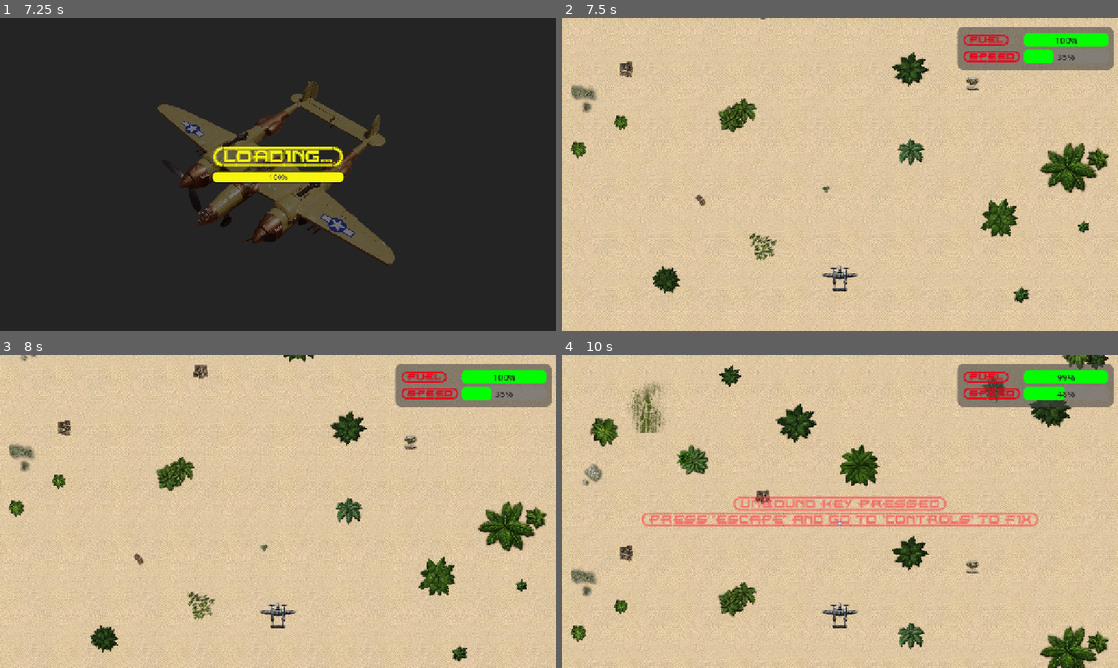
Above: before the commit, frames 1-4 (two rows, left to right).
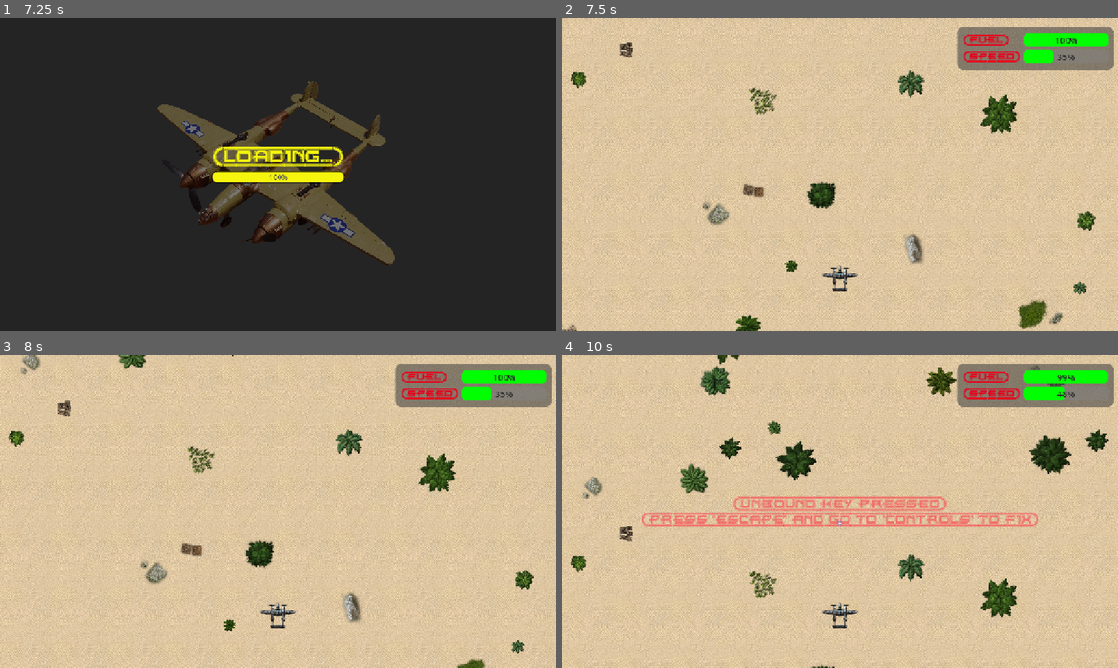
Above: after the commit, the same moments.

Repository: ikostan/SkyLockAssault
Game: Godot game, scene res://scenes/splash_screen.tscn
Two runs of this game, one before a commit and one after it. Both use one fixed random seed, a clock stepped at 60 frames per second and the inputs below. Video files are missing from this copy of the repository; at most half a second of black plays in their place. Sound files missing from this copy of the repository are replaced by a short silence.
Inputs (mouse positions are in pixels of both pictures, inside the frame that each line leads up to):
- Up to frame 1 (7.25 s): tap Enter (ui_accept) at 0.5, 0.77, 1.25, 2, 2.75, 3.5, 3.77, 4.25 s; move the mouse to (400, 158) at 0.52 s; hold D (move_right) 0.53-1.25 s; hold Space (fire) 0.53-1.25 s; click (400, 158) at 0.67 s; drag from (166, 190) to (250, 237) at 1.27 s; move the mouse to (333, 105) at 2.02 s; hold D (move_right) 2.03-2.75 s; tap Tab at 2.1 s; drag from (250, 237) to (111, 127) at 2.77 s; move the mouse to (444, 221) at 3.52 s; hold A (move_left) 3.53-4.25 s; tap Ctrl at 3.6 s; drag from (111, 127) to (194, 96) at 4.27 s; click "{START=GAME}" at 5 s; click "{START=GAME}" at 5.75 s; move the mouse to (305, 174) at 6.52 s; hold X (speed_down) from 6.53 s (still down); tap F at 6.6 s; click (305, 174) at 6.67 s
- Up to frame 2 (7.5 s): release X (speed_down) at 7.25 s; drag from (756, 96) to (728, 190) at 7.27 s
- Up to frame 3 (8 s): no input
- Up to frame 4 (10 s): move the mouse to (962, 495) at 8.02 s; hold W (speed_up) 8.03-8.75 s; tap C at 8.1 s; tap Enter (ui_accept) at 8.27 s; drag from (728, 527) to (812, 574) at 8.77 s; move the mouse to (895, 442) at 9.52 s; hold X (speed_down) from 9.53 s (still down); hold Space (fire) from 9.53 s (still down)

Frame 1 is identical in both runs. In frame 2, 7.0% of the frame differs, in the area x 0-99%, y 0-100%; in frame 3, 7.0%; in frame 4, 10%, in the area x 1-99%, y 0-100%.

Commit message:
Adjust bushes/decor layer height and density
Reduce repeating layer height from 20 screens to 8 for bushes and decor to balance the infinite-scrolling illusion with CPU overhead. Lower the density multipliers from 5x to 2x (num_bushes and num_decors) so perceived density matches the smaller repeated area. Comments updated to explain the rationale; no changes to rotation logic.

Diff:
--- a/scripts/main_scene.gd
+++ b/scripts/main_scene.gd
@@ -128,13 +128,13 @@
 	if bush_ids.is_empty():
 		return
 
-	# INCREASE THESE VALUES:
-	# Make the repeating block 20 screens tall instead of 4
-	var screens_tall: float = 20.0
+	# THE GOLDILOCKS ZONE:
+	# 8 screens is the sweet spot for infinite illusion vs CPU overhead
+	var screens_tall: float = 8.0
 	var layer_height: float = viewport.y * screens_tall
 
-	# Multiply the number of bushes so the density stays the same over the larger area
-	var num_bushes: int = bush_ids.size() * 5
+	# Drop density multiplier to match
+	var num_bushes: int = bush_ids.size() * 2
 
 	for i in range(num_bushes):
 		var bush: Sprite2D = Sprite2D.new()
@@ -175,13 +175,13 @@
 	if decor_ids.is_empty():
 		return
 
-	# INCREASE THESE VALUES:
-	# Match the bushes layer height so they loop at the same scale
-	var screens_tall: float = 20.0
+	# THE GOLDILOCKS ZONE:
+	# Match the bushes layer height
+	var screens_tall: float = 8.0
 	var layer_height: float = viewport.y * screens_tall
 
-	# Multiply the number of decors to maintain density
-	var num_decors: int = decor_ids.size() * 5
+	# Drop density multiplier to match
+	var num_decors: int = decor_ids.size() * 2
 
 	# Define strict rotation angles (0, 90, 180, -90 degrees)
 	var allowed_rotations: Array[float] = [0.0, 90.0, 180.0, -90.0]
